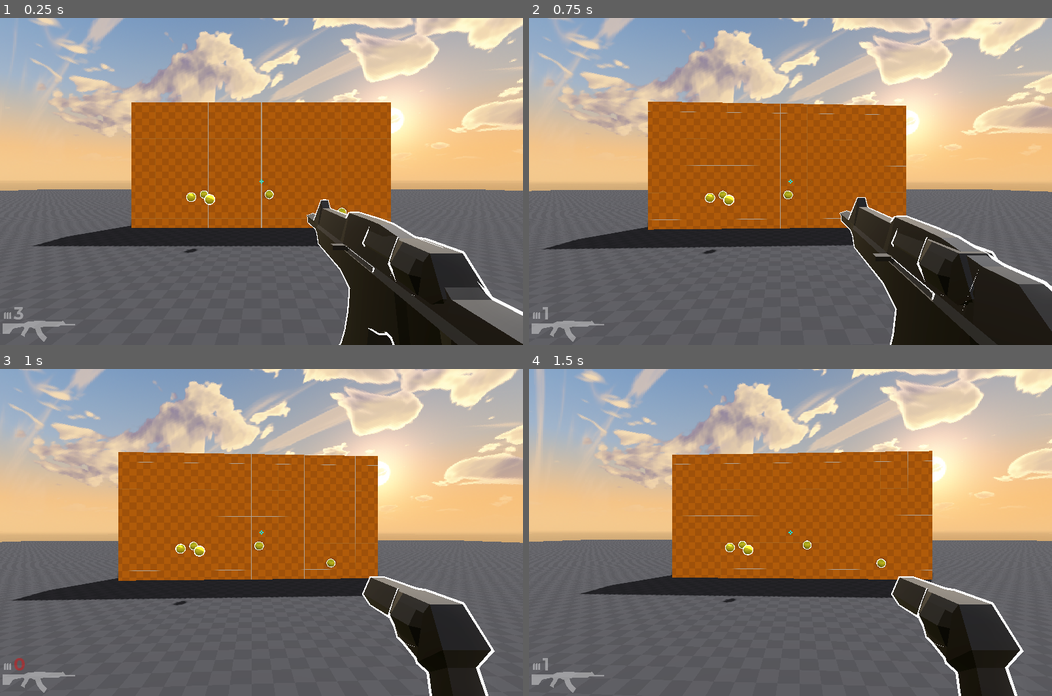
Above: before the commit, frames 1-4 (two rows, left to right).
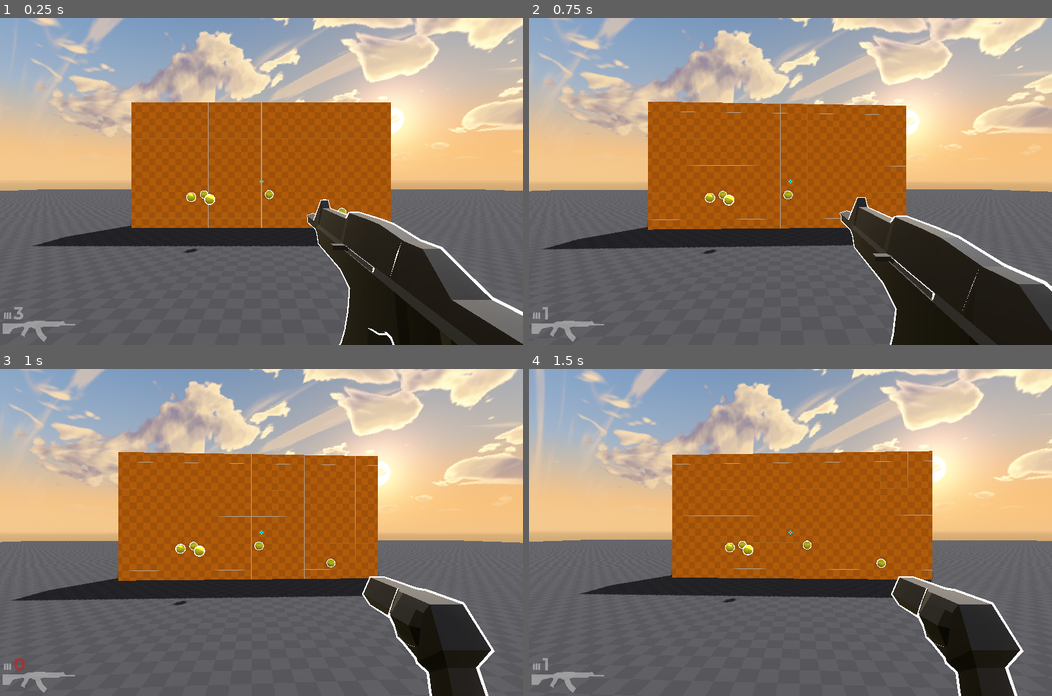
Above: after the commit, the same moments.

Repository: asif-c-a/aim-trainer
Game: Godot game, scene res://Scenes/testscene.tscn
Same seed, same stepped clock (60 frames per second), same inputs: the game is played once before the commit and once after it.
Inputs (mouse positions are in pixels of both pictures, inside the frame that each line leads up to):
- Up to frame 1 (0.25 s): no input
- Up to frame 2 (0.75 s): tap Enter at 0.5 s; move the mouse to (816, 181) at 0.52 s; press the mouse at (816, 181) at 0.53 s
- Up to frame 3 (1 s): tap Mouse wheel down (scroll_down) at 0.8 s
- Up to frame 4 (1.5 s): move the mouse to (764, 532) at 1.27 s; release the mouse at (764, 532) at 1.28 s; tap Mouse wheel down (scroll_down) at 1.35 s

The runs differ from the first frame. In frame 1, 1.1% of the frame differs, in the area x 69-94%, y 63-85%; in frame 2, 0.2%; in frame 3, nothing differs; in frame 4, nothing differs.

Commit message:
Added Corrode A Site Entry Test

Diff:
--- /dev/null
+++ b/Scenes/Levels/corrode_a_site_entry.tscn
@@ -0,0 +1,119 @@
+[gd_scene format=3 uid="uid://dbyi8jrn6wjdx"]
+
+[ext_resource type="Texture2D" uid="uid://kh4hhwee1blt" path="res://PrototypeTextures/dark_prototype.png" id="1_7ec3l"]
+[ext_resource type="Texture2D" uid="uid://b3c1owl3ihvnp" path="res://Skybox/02_golden_hour.png" id="1_kyccl"]
+[ext_resource type="Texture2D" uid="uid://cxx5r603rpxhd" path="res://PrototypeTextures/orange_prototype.png" id="2_kyccl"]
+[ext_resource type="PackedScene" uid="uid://j16nbafe6llb" path="res://Scenes/player.tscn" id="3_vkrvv"]
+[ext_resource type="Texture2D" uid="uid://cwu0bnitl3bsa" path="res://PrototypeTextures/green_prototype2.png" id="5_vkrvv"]
+[ext_resource type="Script" uid="uid://bw7nuvetgmqpw" path="res://Scenes/Levels/trade_spawner.gd" id="6_ihhe6"]
+[ext_resource type="PackedScene" uid="uid://cyf50ytq47aa4" path="res://Scenes/hit_men.tscn" id="7_ybtie"]
+
+[sub_resource type="PanoramaSkyMaterial" id="PanoramaSkyMaterial_vkrvv"]
+panorama = ExtResource("1_kyccl")
+filter = false
+
+[sub_resource type="Sky" id="Sky_jotil"]
+sky_material = SubResource("PanoramaSkyMaterial_vkrvv")
+
+[sub_resource type="Environment" id="Environment_ihhe6"]
+background_mode = 2
+sky = SubResource("Sky_jotil")
+sky_rotation = Vector3(0, -3.9357173, 0)
+ssao_enabled = true
+glow_enabled = true
+fog_mode = 1
+fog_light_energy = 1.21
+fog_sun_scatter = 0.32
+fog_density = 1.0
+fog_aerial_perspective = 1.0
+fog_height = 63.9
+volumetric_fog_detail_spread = 6.0
+
+[sub_resource type="StandardMaterial3D" id="StandardMaterial3D_57qmd"]
+albedo_texture = ExtResource("1_7ec3l")
+uv1_triplanar = true
+
+[sub_resource type="PlaneMesh" id="PlaneMesh_yf5fn"]
+material = SubResource("StandardMaterial3D_57qmd")
+size = Vector2(30, 30)
+
+[sub_resource type="StandardMaterial3D" id="StandardMaterial3D_yf5fn"]
+albedo_texture = ExtResource("2_kyccl")
+uv1_scale = Vector3(0.5, 0.5, 0.5)
+uv1_triplanar = true
+
+[sub_resource type="BoxMesh" id="BoxMesh_g4v7s"]
+material = SubResource("StandardMaterial3D_yf5fn")
+size = Vector3(2, 10, 16)
+
+[sub_resource type="BoxMesh" id="BoxMesh_kyccl"]
+material = SubResource("StandardMaterial3D_yf5fn")
+size = Vector3(17, 10, 2)
+
+[sub_resource type="BoxMesh" id="BoxMesh_vkrvv"]
+material = SubResource("StandardMaterial3D_yf5fn")
+size = Vector3(6, 4, 2)
+
+[sub_resource type="StandardMaterial3D" id="StandardMaterial3D_kyccl"]
+albedo_texture = ExtResource("5_vkrvv")
+
+[sub_resource type="BoxMesh" id="BoxMesh_yf5fn"]
+material = SubResource("StandardMaterial3D_kyccl")
+size = Vector3(2, 2, 2)
+
+[node name="CorrodeASiteEntry" type="Node3D" unique_id=1000960925]
+
+[node name="DirectionalLight3D" type="DirectionalLight3D" parent="." unique_id=502671513]
+transform = Transform3D(-0.8660254, -0.43301278, 0.25, 0, 0.49999997, 0.86602545, -0.50000006, 0.75, -0.43301266, 0, 0, 0)
+shadow_enabled = true
+
+[node name="WorldEnvironment" type="WorldEnvironment" parent="." unique_id=326834133]
+environment = SubResource("Environment_ihhe6")
+
+[node name="Ground" type="MeshInstance3D" parent="." unique_id=491849801]
+mesh = SubResource("PlaneMesh_yf5fn")
+
+[node name="Wall" type="MeshInstance3D" parent="." unique_id=1970101968]
+transform = Transform3D(1, 0, 0, 0, 1, 0, 0, 0, 1, -6, 5.0024037, 0)
+mesh = SubResource("BoxMesh_g4v7s")
+
+[node name="Wall4" type="MeshInstance3D" parent="." unique_id=1665921049]
+transform = Transform3D(1, 0, 0, 0, 1, 0, 0, 0, 1, 5, 2.0024037, -6)
+mesh = SubResource("BoxMesh_g4v7s")
+
+[node name="Wall6" type="MeshInstance3D" parent="." unique_id=2142156068]
+transform = Transform3D(1, 0, 0, 0, 1, 0, 0, 0, 1, 16, 2.0024037, 4)
+mesh = SubResource("BoxMesh_g4v7s")
+
+[node name="Wall2" type="MeshInstance3D" parent="." unique_id=1889082196]
+transform = Transform3D(1, 0, 0, 0, 1, 0, 0, 0, 1, 1.5, 5.0024037, 7)
+mesh = SubResource("BoxMesh_kyccl")
+
+[node name="Wall5" type="MeshInstance3D" parent="." unique_id=1971731973]
+transform = Transform3D(1, 0, 0, 0, 1, 0, 0, 0, 1, -2, 2.0024037, -14)
+mesh = SubResource("BoxMesh_kyccl")
+
+[node name="Wall3" type="MeshInstance3D" parent="." unique_id=1236246081]
+transform = Transform3D(1, 0, 0, 0, 1, 0, 0, 0, 1, -4, 2.0024037, -4)
+mesh = SubResource("BoxMesh_vkrvv")
+
+[node name="Player" parent="." unique_id=595258364 instance=ExtResource("3_vkrvv")]
+transform = Transform3D(1, 0, 0, 0, 1, 0, 0, 0, 1, -2.9877646, 0.00045621395, 0.32855082)
+valorant_sens = 0.35
+
+[node name="Radionite Box" type="MeshInstance3D" parent="." unique_id=843605088]
+transform = Transform3D(1, 0, 0, 0, 1, 0, 0, 0, 1, 3, 1, -9)
+mesh = SubResource("BoxMesh_yf5fn")
+
+[node name="Radionite Box2" type="MeshInstance3D" parent="." unique_id=292430464]
+transform = Transform3D(1, 0, 0, 0, 1, 0, 0, 0, 1, 9, 1, 5.204212)
+mesh = SubResource("BoxMesh_yf5fn")
+
+[node name="TradeSpawner" type="Node3D" parent="." unique_id=1297457608 node_paths=PackedStringArray("target_pos")]
+transform = Transform3D(1, 0, 0, 0, 1, 0, 0, 0, 1, -1, 0, -7)
+script = ExtResource("6_ihhe6")
+hit_man = ExtResource("7_ybtie")
+target_pos = NodePath("../Target")
+
+[node name="Target" type="Marker3D" parent="." unique_id=307483605]
+transform = Transform3D(1, 0, 0, 0, 1, 0, 0, 0, 1, 3.7546325, 0, 4)
--- /dev/null
+++ b/Scenes/Levels/trade_spawner.gd
@@ -0,0 +1,45 @@
+extends Node3D
+
+@export var hit_man: PackedScene
+@export var target_pos: Marker3D
+@export var min_time: float = 1
+@export var max_time: float = 2.3
+
+var sp_timer: float = 0
+
+func _process(delta: float) -> void:
+	if sp_timer < 0:
+		match (randi_range(0, 2)):
+			0:
+				_spawn_single()
+			1:
+				_spawn_double()
+			2:
+				_spawn_triple()
+		sp_timer = randf_range(min_time, max_time)
+	else:
+		sp_timer -= delta
+
+func _spawn_single():
+	var hm = hit_man.instantiate()
+	hm.head_scale = 0.4
+	add_child(hm)
+	hm.global_position = global_position
+	hm.strafer = false
+	hm.moving = true
+	hm.direction = -(global_position - target_pos.global_position).normalized()
+	await get_tree().create_timer(3).timeout
+	if is_instance_valid(hm):
+		hm._hit()
+
+func _spawn_double():
+	_spawn_single()
+	await get_tree().create_timer(0.2).timeout
+	_spawn_single()
+
+func _spawn_triple():
+	_spawn_single()
+	await get_tree().create_timer(0.2).timeout
+	_spawn_single()
+	await get_tree().create_timer(0.2).timeout
+	_spawn_single()
--- a/Scenes/hit_men.tscn
+++ b/Scenes/hit_men.tscn
@@ -69,7 +69,6 @@
 script = ExtResource("1_6a42r")
 mesh = [NodePath("hit_man_head"), NodePath("hit_man_body")]
 particles = NodePath("GPUParticles3D")
-max_move_speed = 4.05
 
 [node name="hit_man_body" type="MeshInstance3D" parent="." unique_id=408471411]
 transform = Transform3D(1, 0, 0, 0, 1, 0, 0, 0, 1, 0, 0.6867578, 0)
--- a/Scenes/player.tscn
+++ b/Scenes/player.tscn
@@ -32,6 +32,7 @@
 
 [node name="Sheriff" parent="Head" unique_id=1325473150 instance=ExtResource("3_fkybt")]
 transform = Transform3D(1, 0, 0, 0, 1, 0, 0, 0, 0.645, 0.19, -0.135, -0.27)
+visible = false
 
 [node name="RayCast3D" type="RayCast3D" parent="Head" unique_id=981981399]
 target_position = Vector3(0, 0, -75)
--- a/Scripts/Player.gd
+++ b/Scripts/Player.gd
@@ -77,28 +77,23 @@
 		guns[curr_gun + 1].visible = true
 		gun = guns[curr_gun + 1]
 		curr_gun += 1
+		_update_gun_stats()
 
-		if "fire_rate" in gun:
-			gun.fire_rate = gun.fire_rate
-		shot_time = 1.0 / 9.75
-		default_gun_pos = gun.position
-		default_gun_rot = gun.rotation
-		target_gun_pos = default_gun_pos
-		target_gun_rot = default_gun_rot
 	elif Input.is_action_just_released("scroll_up") and curr_gun > 0:
 		guns[curr_gun].visible = false
 		guns[curr_gun - 1].visible = true
 		gun = guns[curr_gun - 1]
 		curr_gun -= 1
+		_update_gun_stats()
 
-		if "fire_rate" in gun:
+func _update_gun_stats():
+	if "fire_rate" in gun:
 			gun.fire_rate = gun.fire_rate
-		shot_time = 1.0 / 9.75
-		default_gun_pos = gun.position
-		default_gun_rot = gun.rotation
-		target_gun_pos = default_gun_pos
-		target_gun_rot = default_gun_rot
-
+	shot_time = 1.0 / 9.75
+	default_gun_pos = gun.position
+	default_gun_rot = gun.rotation
+	target_gun_pos = default_gun_pos
+	target_gun_rot = default_gun_rot
 
 func _move_head(motion: Vector2) -> void:
 	var rotation_amount = motion * valorant_sens * VALORANT_SCALAR
--- a/Scripts/hit_men.gd
+++ b/Scripts/hit_men.gd
@@ -6,29 +6,40 @@
 @export var moving: bool = false
 @export var max_move_speed: float = 6.75
 
+@export var head_scale: float = 1.0
+
 var move_speed = 3.5
 var direction = Vector3(1, 0, 0)
 var spawned = false
 
+var strafer: bool = true
 var timer = 1
 
+func _ready() -> void:
+	move_speed = randf_range(max_move_speed / 2, max_move_speed)
+	mesh[0].scale = Vector3(head_scale, head_scale, head_scale)
+
+
 func _physics_process(delta: float) -> void:
-	timer -= delta
 	if moving:
 		velocity = direction * move_speed
 		move_and_slide()
 
-	if timer <= 0:
-		direction = -direction
-		move_speed = randf_range(max_move_speed / 2, max_move_speed)
-		timer = randf_range(0.4, 1.6)
+	if strafer:
+		if timer <= 0:
+			direction = -direction
+			move_speed = randf_range(max_move_speed / 2, max_move_speed)
+			timer = randf_range(0.4, 1.6)
+		else:
+			timer -= delta
 
 func _hit():
 	for i in mesh.size():
 		mesh[i].visible = false
 	particles.emitting = true
 	if !spawned:
-		get_parent()._spawn_man()
+		if get_parent().has_method("_spawn_man"):
+			get_parent()._spawn_man()
 		spawned = true
 
 func _on_gpu_particles_3d_finished() -> void:
Binary file added: PrototypeTextures/green_prototype2.png
Not shown, added: Scenes/Levels/trade_spawner.gd.uid
Not shown: 1 places in Scenes/testscene.tscn that only renumber resources
